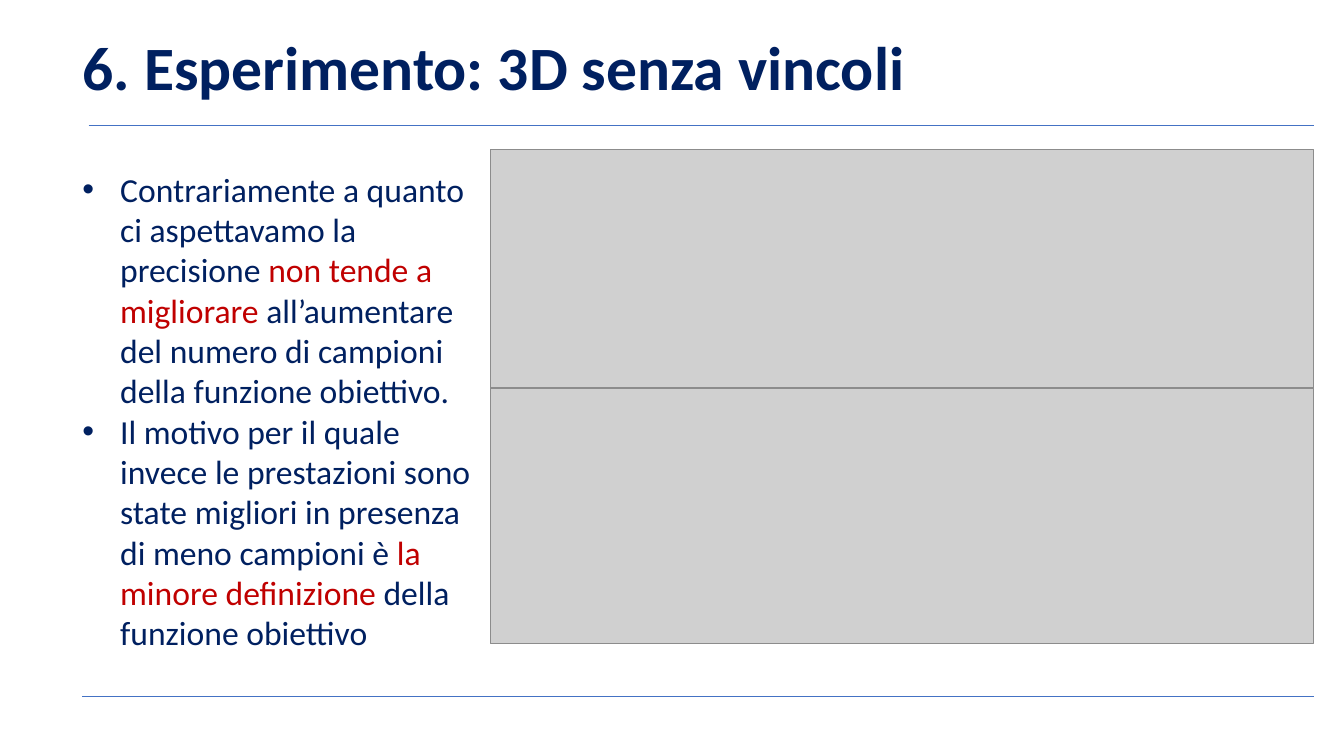
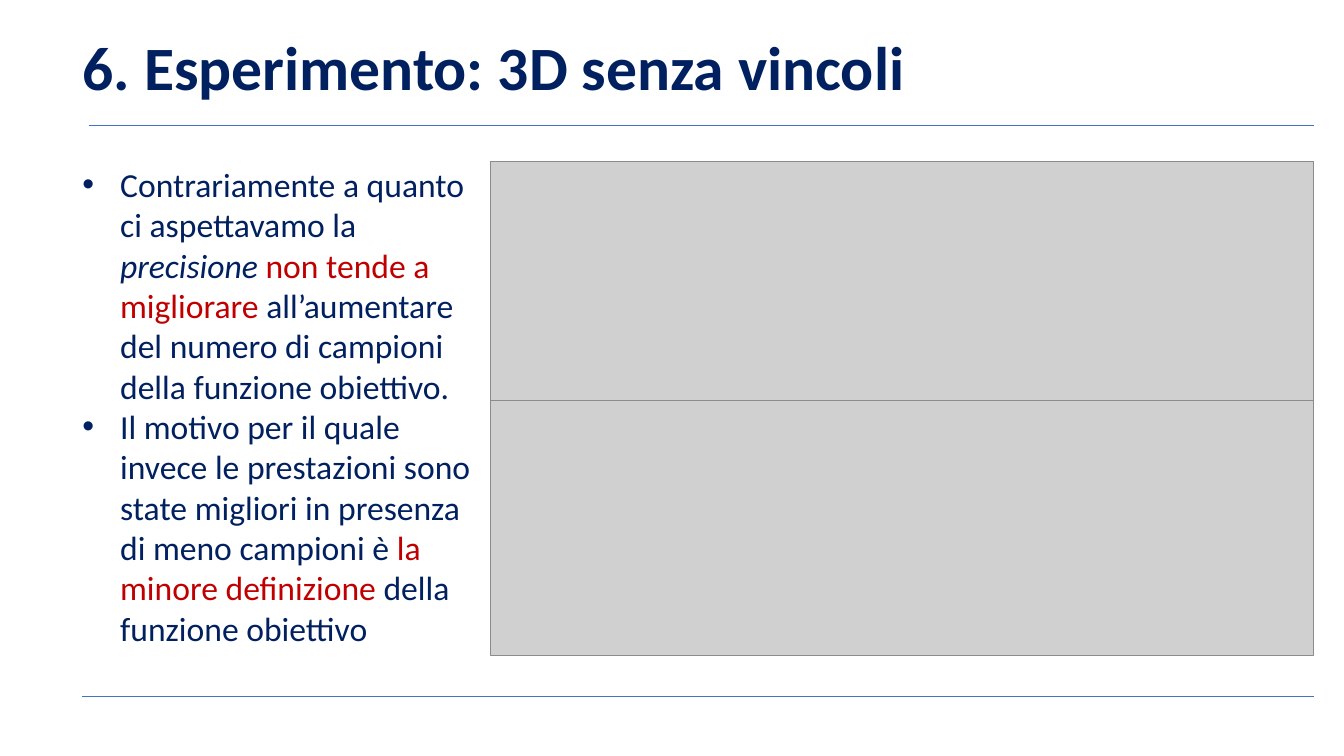
Before and after one commit to BernardoGiordano/NelderMeadMethod, a slide deck: slide 13 of writeup/Slides.pptx (slide 12 before the commit). Drawn at 1344x756 pixels with LibreOffice and Linux fonts; fonts in the diff are those of the drawing; grey boxes stand for pictures; background and template pictures are left out. Boxes give left, top, right and bottom in pixels: in the first picture for what was removed or moved away, otherwise in the second. Text is boxed around its words. In the diff, an @@ line names an element or a change of style, - is before the commit and + after.

```diff
--- a/writeup/Slides.pptx
+++ b/writeup/Slides.pptx
@@ text at [120,174,464,400]: italic on in "precisione" @@
@@ picture: place and size @@
-picture at [490,149,1314,388]
+picture at [490,161,1314,400]
@@ picture: place and size @@
-picture at [490,388,1314,643]
+picture at [490,400,1314,655]
```
Also in this commit, not shown: 5 other slides changed, 1 slide added.
